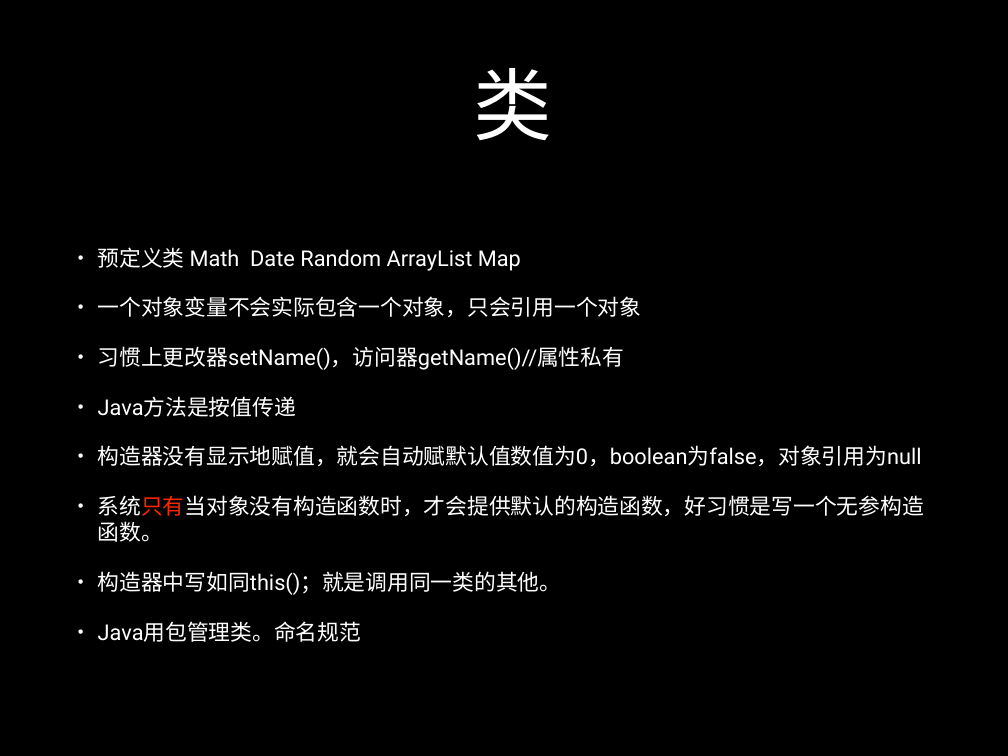
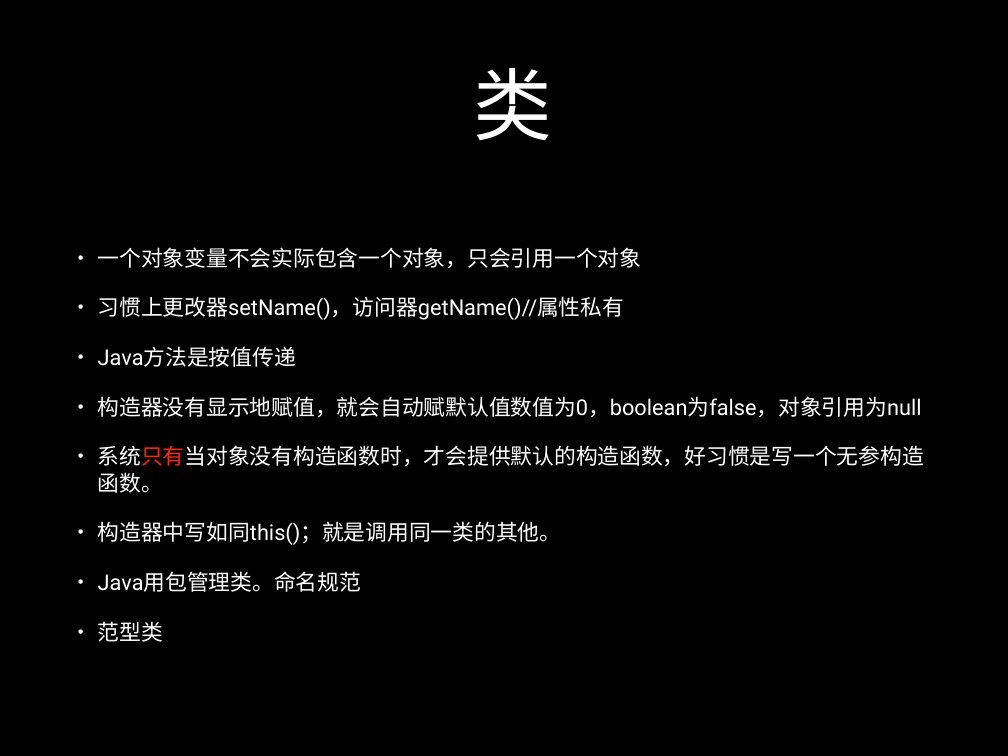
Before and after one commit to luxxxxxx/SummerCamp2016, a slide deck: slide 10 of src/Java/java1.pptx (slide 8 before the commit). Drawn at 1008x756 pixels with LibreOffice and Linux fonts; fonts in the diff are those of the drawing. Boxes give left, top, right and bottom in pixels: in the first picture for what was removed or moved away, otherwise in the second. Text is boxed around its words. In the diff, an @@ line names an element or a change of style, - is before the commit and + after.

```diff
--- a/src/Java/java1.pptx
+++ b/src/Java/java1.pptx
@@ text at bbox=[98, 247, 521, 271]: paragraph removed @@
-• 预定义类 Math Date Random ArrayList Map
@@ text at bbox=[98, 621, 163, 642]: paragraph added @@
+• 范型类
```
Also in this commit, not shown: 5 other slides changed, 10 slides added, 1 other file.
